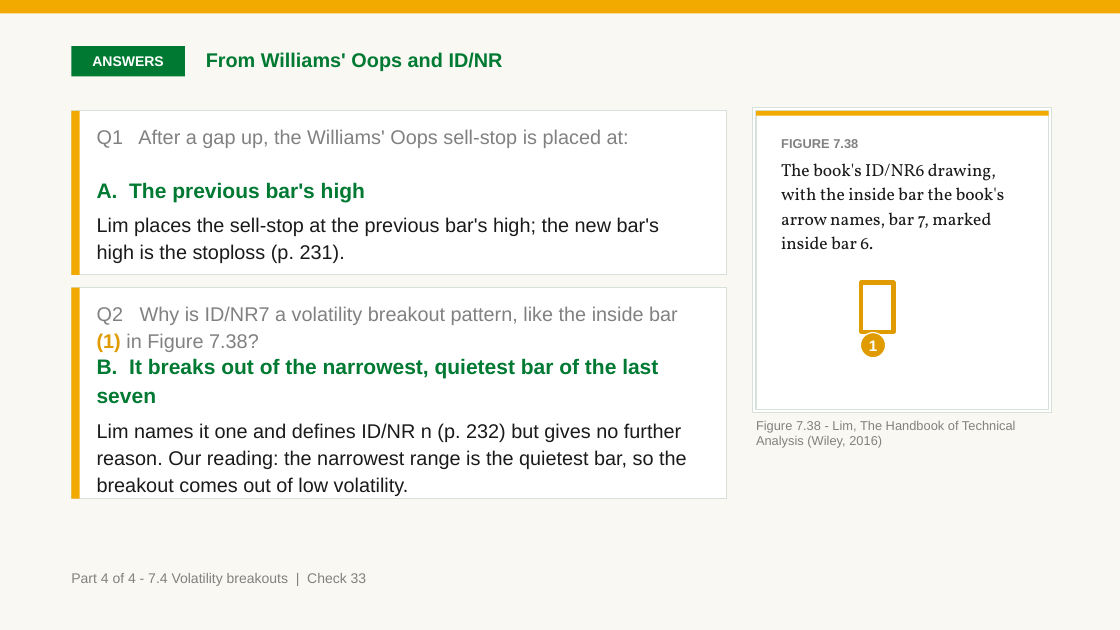
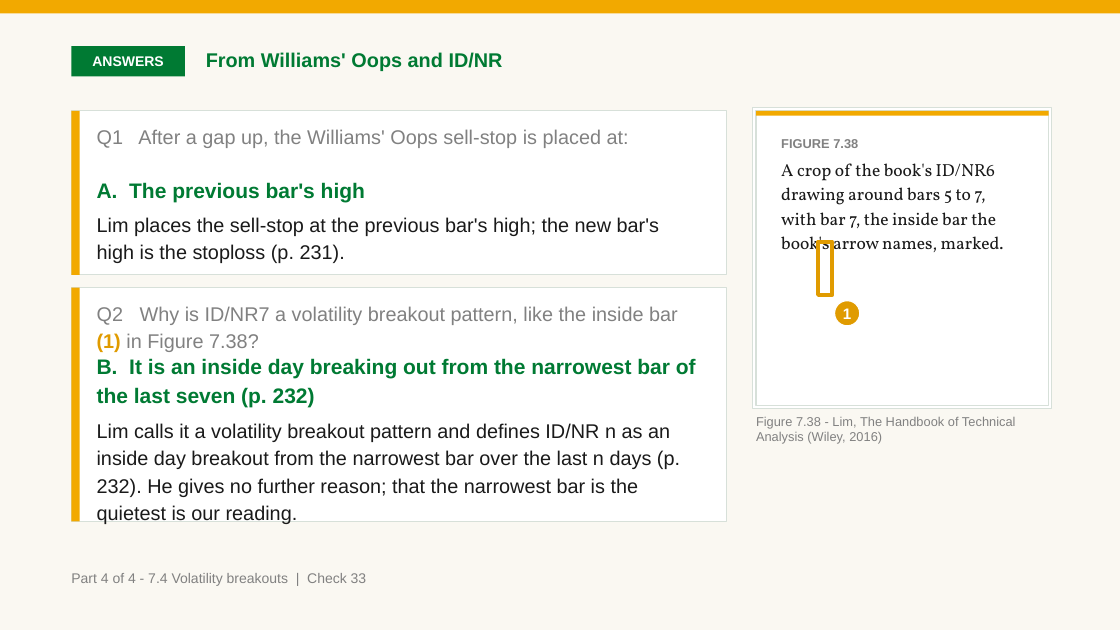
Before and after one commit to benjiesotelo-sudo/Telos_FIN1209, a slide deck: slide 248 of chapter-07/FIN1209-Chapter-07.pptx. Drawn at 1120x630 pixels with LibreOffice and Linux fonts; fonts in the diff are those of the drawing. Boxes give left, top, right and bottom in pixels: in the first picture for what was removed or moved away, otherwise in the second. Text is boxed around its words. In the diff, an @@ line names an element or a change of style, - is before the commit and + after.

```diff
--- a/chapter-07/FIN1209-Chapter-07.pptx
+++ b/chapter-07/FIN1209-Chapter-07.pptx
@@ rectangle: place and size @@
-rectangle at bbox=[753, 108, 1052, 413]
+rectangle at bbox=[753, 108, 1052, 408]
@@ rectangle: place and size @@
-rectangle at bbox=[756, 111, 1049, 409]
+rectangle at bbox=[756, 111, 1049, 405]
@@ text at bbox=[781, 163, 1004, 258]: text changed @@
-The book's ID/NR6 drawing, with the inside bar the book's arrow names, bar 7, marked inside bar 6.
+A crop of the book's ID/NR6 drawing around bars 5 to 7, with bar 7, the inside bar the book's arrow names, marked.
@@ rectangle: place and size @@
-rectangle at bbox=[861, 282, 893, 332]
+rectangle at bbox=[818, 242, 833, 295]
@@ rectangle: place and size @@
-rectangle at bbox=[71, 287, 727, 498]
+rectangle at bbox=[71, 287, 727, 521]
@@ rectangle: place and size @@
-rectangle at bbox=[71, 287, 80, 498]
+rectangle at bbox=[71, 287, 80, 521]
@@ ellipse "1": place and size @@
-ellipse "1" at bbox=[860, 333, 886, 358]
+ellipse "1" at bbox=[835, 301, 860, 326]
@@ text at bbox=[97, 358, 696, 524]: text changed @@
-B. It breaks out of the narrowest, quietest bar of the last seven
-Lim names it one and defines ID/NR n (p. 232) but gives no further reason. Our reading: the narrowest range is the quietest bar, so the breakout comes out of low volatility.
+B. It is an inside day breaking out from the narrowest bar of the last seven (p. 232)
+Lim calls it a volatility breakout pattern and defines ID/NR n as an inside day breakout from the narrowest bar over the last n days (p. 232). He gives no further reason; that the narrowest bar is the quietest is our reading.
@@ text "Figure 7.38 - Lim, The ...": place and size @@
-text "Figure 7.38 - Lim, The ..." at bbox=[756, 421, 1016, 448]
+text "Figure 7.38 - Lim, The ..." at bbox=[756, 417, 1016, 444]
```
Also in this commit, not shown: 5 other slides changed, 2 other files.
